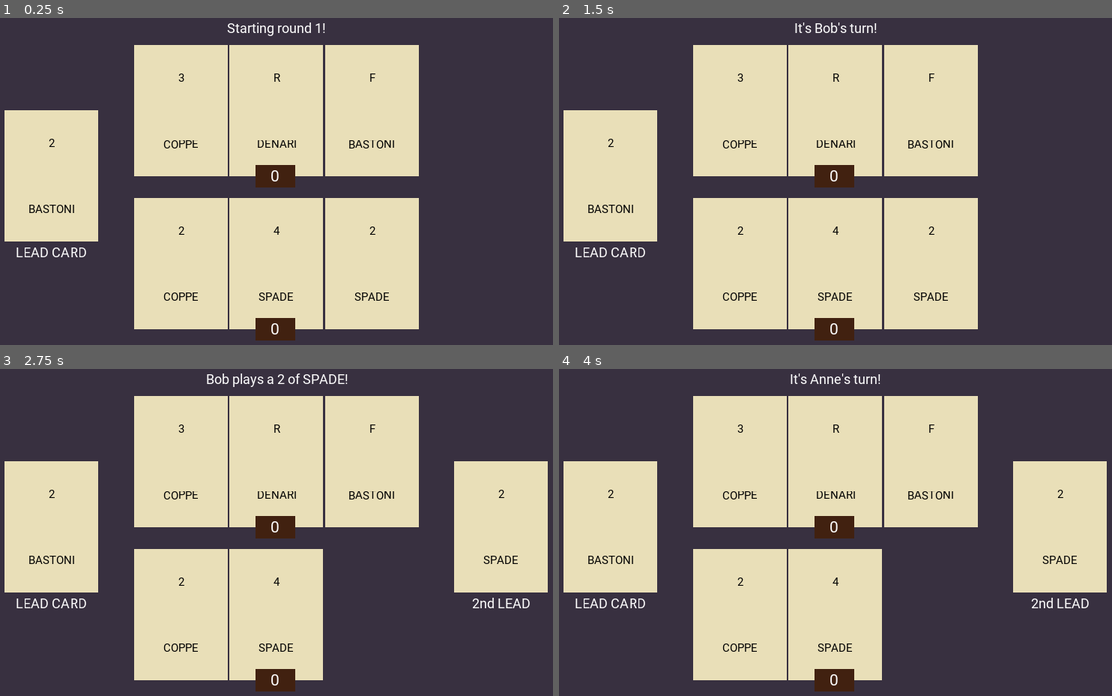
Above: before the commit, frames 1-4 (two rows, left to right).
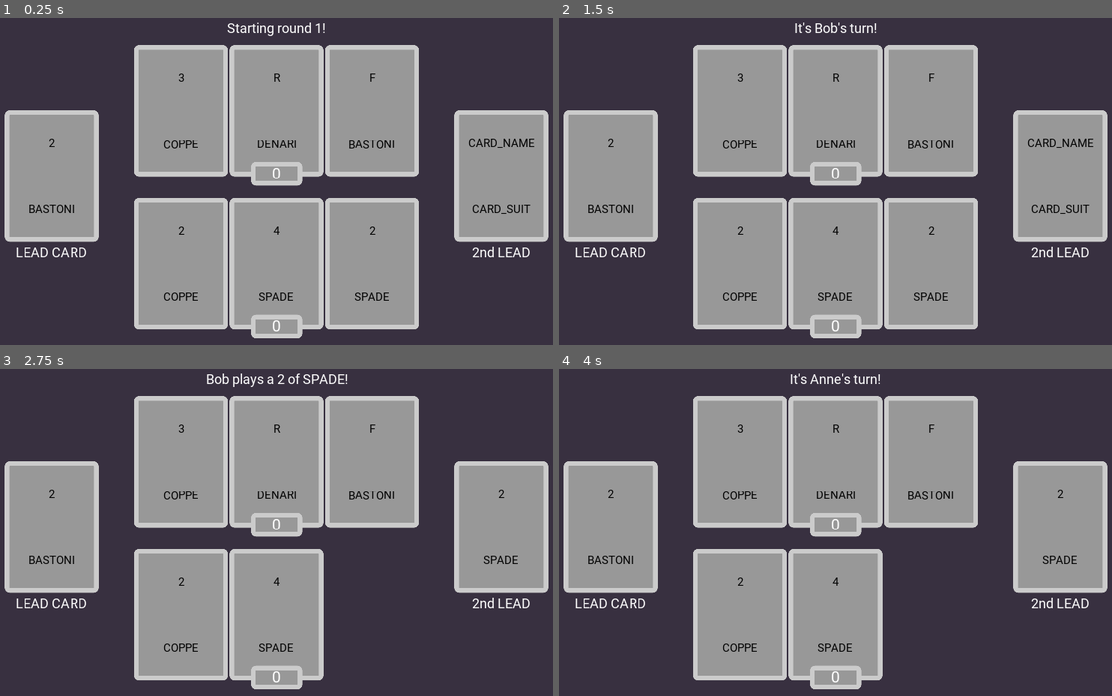
Above: after the commit, the same moments.

Repository: ckc-dev/BriscolaPy
Game: Godot game, scene res://Main.tscn
Same seed, same stepped clock (60 frames per second), same inputs: the game is played once before the commit and once after it.
Inputs:
- Up to frame 1 (0.25 s): no input
- Up to frame 2 (1.5 s): tap Enter at 0.5 s
- Up to frame 3 (2.75 s): tap Space at 2 s
- Up to frame 4 (4 s): tap Enter at 2.75 s; tap Space at 3.5 s

The runs differ from the first frame. In frame 1, 55% of the frame differs, in the area x 0-100%, y 8-99%; in frame 2, 55%; in frame 3, 48%; in frame 4, 48%.

Commit message:
Update visual style.

Diff:
--- a/godot/Card.tscn
+++ b/godot/Card.tscn
@@ -1,7 +1,17 @@
-[gd_scene load_steps=4 format=2]
+[gd_scene load_steps=5 format=2]
 
 [ext_resource path="res://Card.gd" type="Script" id=1]
 [ext_resource path="res://Fonts/Roboto-Regular.ttf" type="DynamicFontData" id=2]
+
+[sub_resource type="StyleBoxFlat" id=2]
+border_width_left = 10
+border_width_top = 10
+border_width_right = 10
+border_width_bottom = 10
+corner_radius_top_left = 10
+corner_radius_top_right = 10
+corner_radius_bottom_right = 10
+corner_radius_bottom_left = 10
 
 [sub_resource type="DynamicFont" id=1]
 size = 25
@@ -16,12 +26,13 @@
 "_edit_use_anchors_": false
 }
 
-[node name="Background" type="ColorRect" parent="."]
+[node name="Background" type="Panel" parent="."]
 anchor_right = 1.0
 anchor_bottom = 1.0
-color = Color( 0.917647, 0.878431, 0.72549, 1 )
+custom_styles/panel = SubResource( 2 )
 __meta__ = {
-"_edit_use_anchors_": false
+"_edit_use_anchors_": false,
+"_editor_description_": "						"
 }
 
 [node name="VBoxContainer" type="VBoxContainer" parent="."]
--- a/godot/Main.tscn
+++ b/godot/Main.tscn
@@ -48,7 +48,6 @@
 }
 
 [node name="SecondaryLeadCard" parent="." instance=ExtResource( 4 )]
-visible = false
 anchor_left = 1.0
 anchor_top = 0.5
 anchor_right = 1.0
@@ -100,3 +99,5 @@
 __meta__ = {
 "_edit_use_anchors_": false
 }
+
+[connection signal="gui_input" from="LeadCard" to="LeadCard" method="_on_LeadCard_gui_input"]
--- a/godot/Participant.tscn
+++ b/godot/Participant.tscn
@@ -1,16 +1,27 @@
-[gd_scene load_steps=4 format=2]
+[gd_scene load_steps=5 format=2]
 
 [ext_resource path="res://Participant.gd" type="Script" id=1]
 [ext_resource path="res://Fonts/Roboto-Regular.ttf" type="DynamicFontData" id=3]
+
+[sub_resource type="StyleBoxFlat" id=2]
+border_width_left = 10
+border_width_top = 10
+border_width_right = 10
+border_width_bottom = 10
+corner_radius_top_left = 10
+corner_radius_top_right = 10
+corner_radius_bottom_right = 10
+corner_radius_bottom_left = 10
 
 [sub_resource type="DynamicFont" id=1]
 size = 35
 font_data = ExtResource( 3 )
 
 [node name="Participant" type="Control"]
-anchor_right = 0.475
-anchor_bottom = 0.389
-margin_bottom = 25.92
+anchor_right = 1.0
+anchor_bottom = 1.0
+margin_right = -1280.0
+margin_bottom = -720.0
 size_flags_horizontal = 0
 size_flags_vertical = 2
 script = ExtResource( 1 )
@@ -19,22 +30,22 @@
 }
 
 [node name="CardContainer" type="HBoxContainer" parent="."]
-anchor_right = 1.0
-anchor_bottom = 1.0
+margin_right = 608.0
+margin_bottom = 280.0
 __meta__ = {
 "_edit_use_anchors_": false
 }
 
-[node name="PointsBackground" type="ColorRect" parent="."]
+[node name="PointsBackground" type="Panel" parent="."]
 anchor_left = 0.5
-anchor_top = 1.0
+anchor_top = 0.5
 anchor_right = 0.5
-anchor_bottom = 1.0
-margin_left = 260.0
-margin_top = 256.0
-margin_right = 344.0
-margin_bottom = 304.0
-color = Color( 0.258824, 0.133333, 0.0666667, 1 )
+anchor_bottom = 0.5
+margin_left = 250.0
+margin_top = 249.0
+margin_right = 359.0
+margin_bottom = 299.0
+custom_styles/panel = SubResource( 2 )
 __meta__ = {
 "_edit_use_anchors_": false
 }
